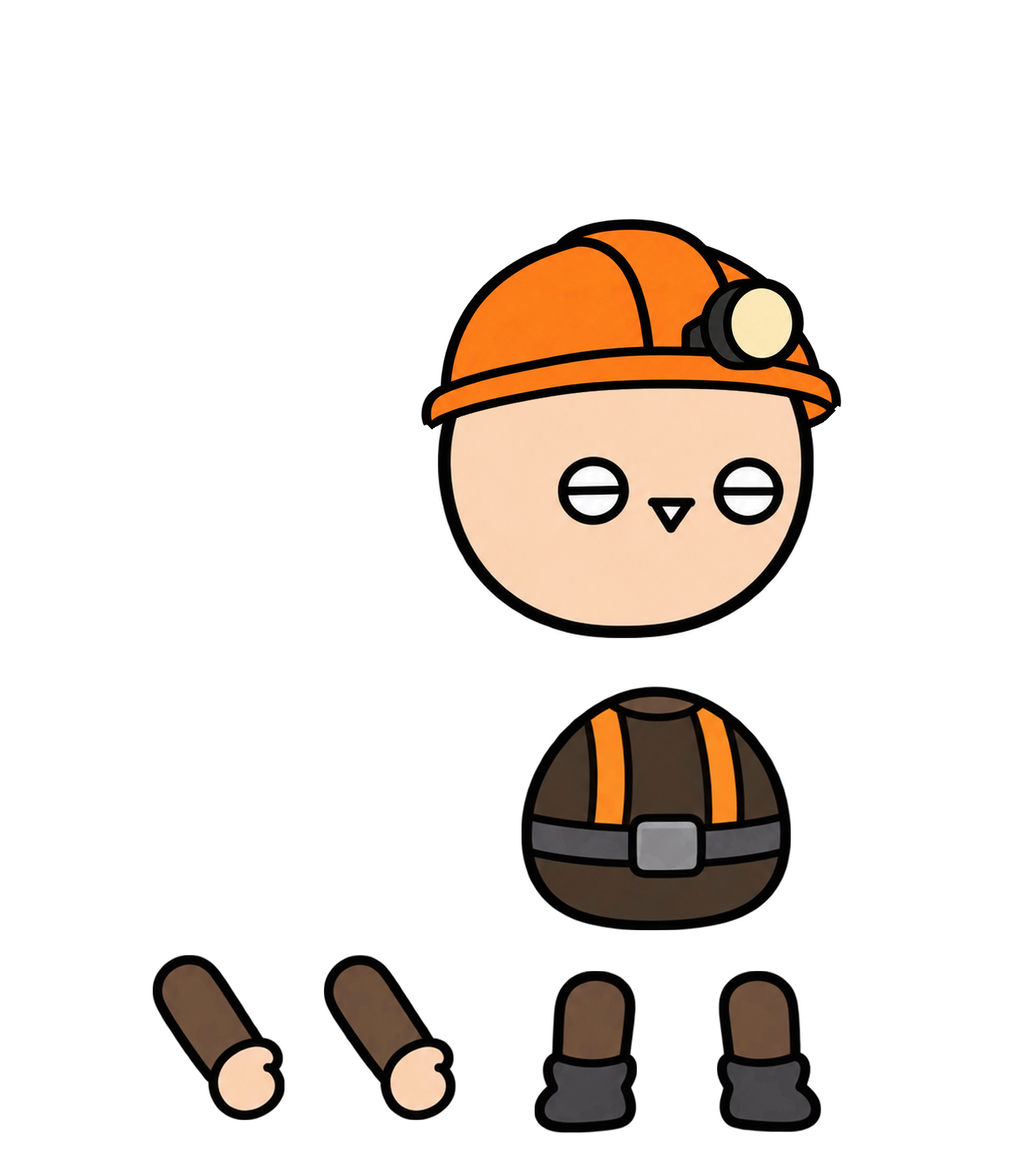
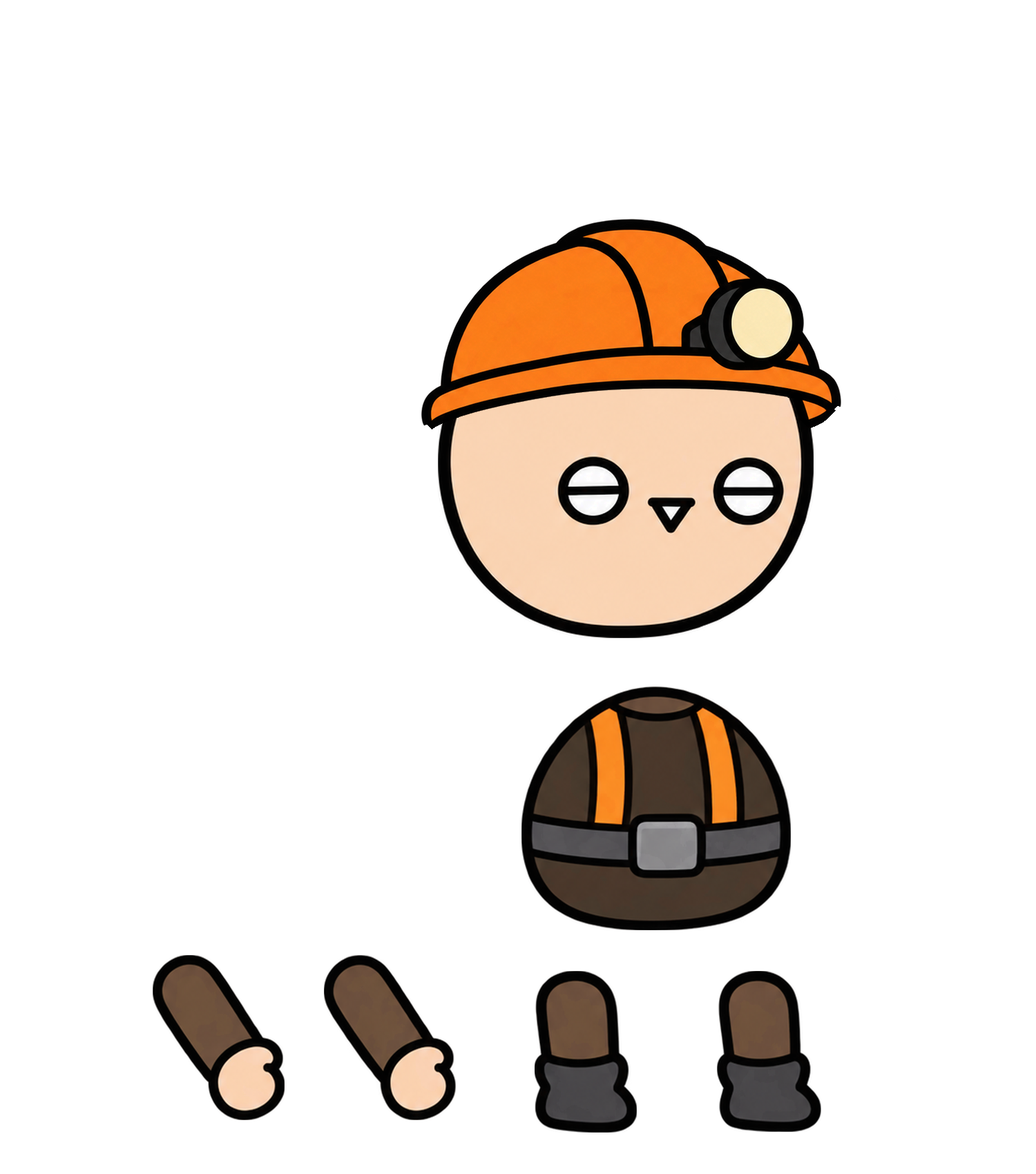
Layers edited between the first and the second (1036, 1174) image:
painted on "다리1" over [534, 970, 637, 1133]
